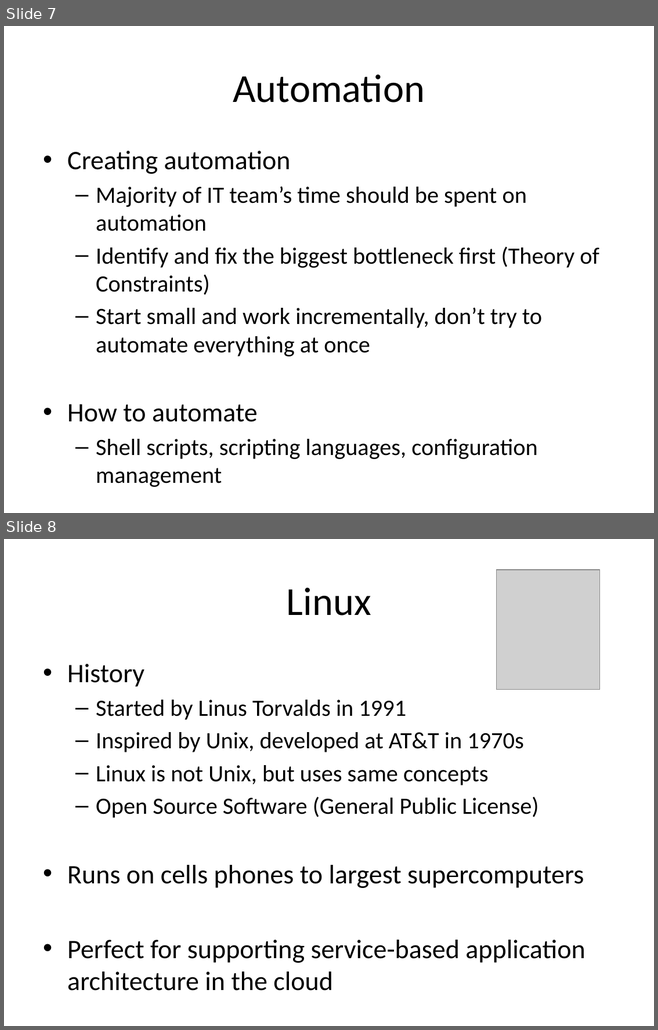
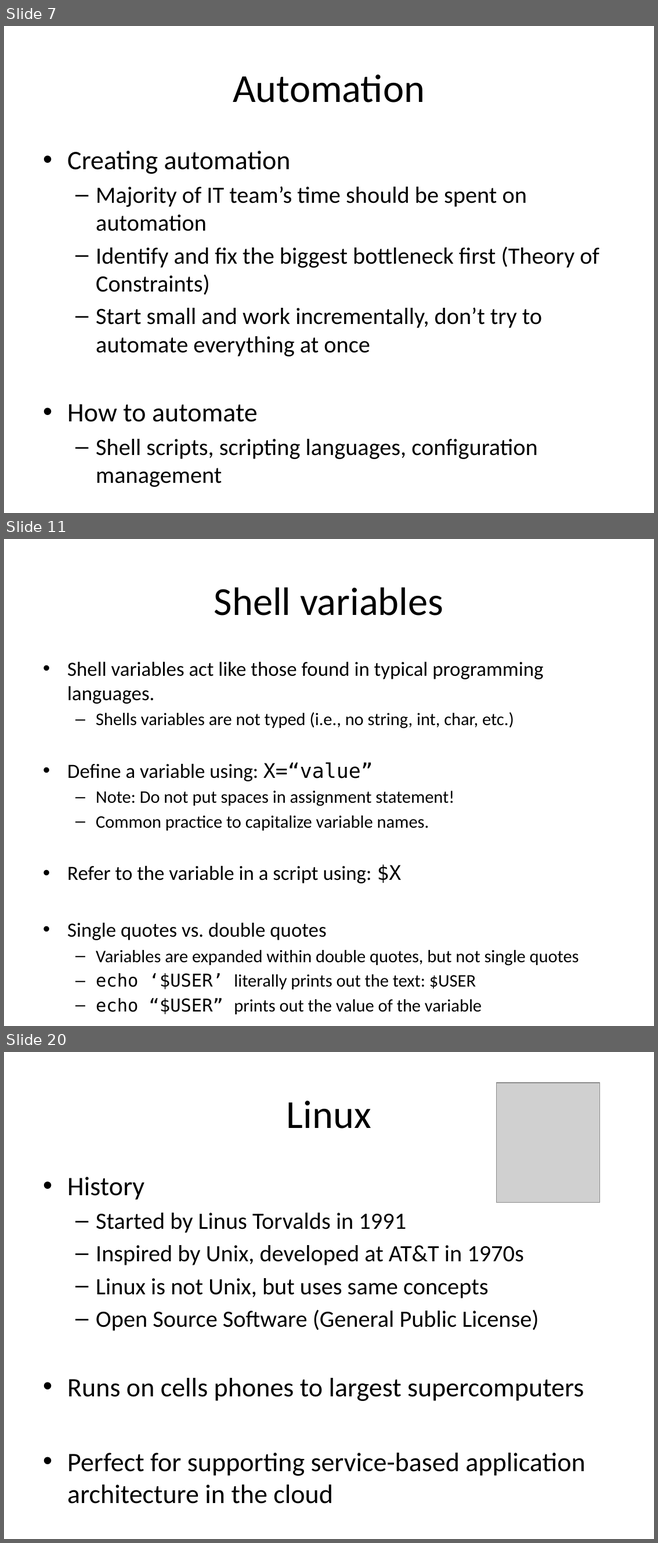
Before and after one commit to jasondbaker/infrastructure-class, a slide deck: lectures/infrastructure-week-2.pptx. Shown one above the other, each under a label of ours: slides 7 and 8 before the commit, slides 7, 11 and 20 after it; the slides between them are not shown. The pictures are 658x1030 and 658x1543 pixels, drawn with LibreOffice and Linux fonts; fonts in the diff are those of the drawing; grey boxes stand for pictures. Boxes give left, top, right and bottom in pixels: in the first picture for what was removed or moved away, otherwise in the second. Text is boxed around its words. In the diff, an @@ line names an element or a change of style, - is before the commit and + after.

Commit message:
add study guide and shell scripting

```diff
--- a/lectures/infrastructure-week-2.pptx
+++ b/lectures/infrastructure-week-2.pptx
@@ slide 11 added at [4, 539, 654, 1026], background #FFFFFF @@
@@ title added at [214, 587, 443, 616], 44 pt, text #000000 @@
+Shell variables
@@ text added at [67, 661, 579, 1015], 19.6 pt, text #000000 @@
+• Shell variables act like those found in typical programming languages.
+  – Shells variables are not typed (i.e., no string, int, char, etc.)
+• Define a variable using: X=“value”
+  – Note: Do not put spaces in assignment statement!
+  – Common practice to capitalize variable names.
+• Refer to the variable in a script using: $X
+• Single quotes vs. double quotes
+  – Variables are expanded within double quotes, but not single quotes
+  – echo ‘$USER’ literally prints out the text: $USER
+  – echo “$USER” prints out the value of the variable
@@ what was slide 8 is now slide 20 @@
```
Also in this commit, not shown: 11 other slides added, 4 other files.
